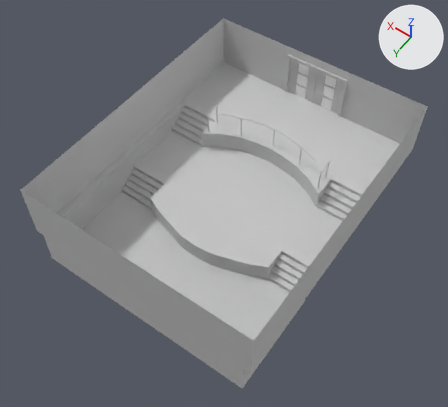
Two versions of the FBX model The Olympics/Assets/Materials/3d models/vip room/Room layout/Room.FBX, one commit apart.
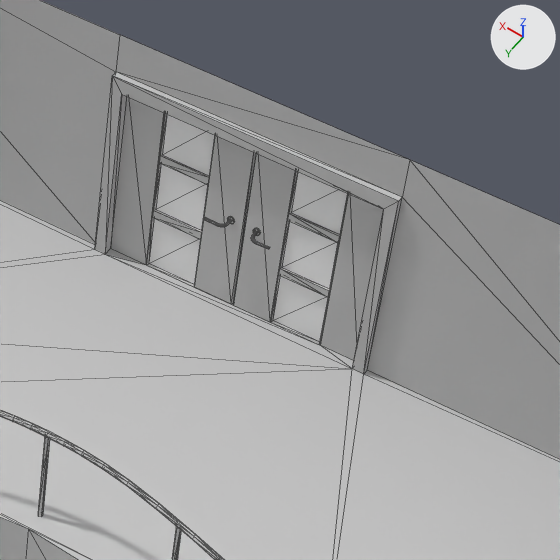
Each version is shown whole from a 50 mm lens placed at (-10.85, 16.03, 23.57), pointed at (-0.06, 0.92, -0.17), then close up on the part from 59% to 85% of the width and 10% to 38% of the height. The lights are fixed; the arrows at upper right show +X, +Y and +Z. The close-ups show mesh edges as thin lines. Where no turn or scale is listed for an object, it has been applied to the vertices.

The first close-up shows 'room'.
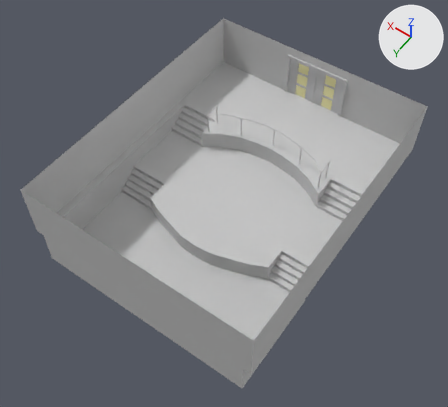
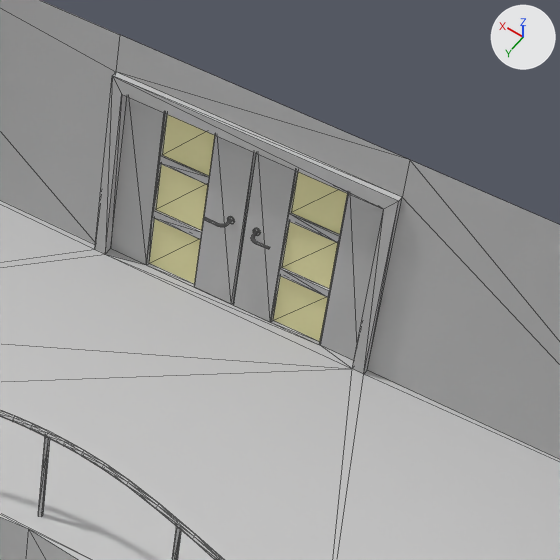
Changed parts and their boxes (x1, y1, x2, y2) in the close-ups (560 x 560 px):
'room', recoloured (white to beige)
    both: (147, 113, 349, 344)

The edits, one by one:
Material '01 - Default' (mat_01___default) changes colour from white #fbfbfb to beige #fbf5b8; in linear values from (0.965, 0.965, 0.965) to (0.965, 0.914, 0.482).
